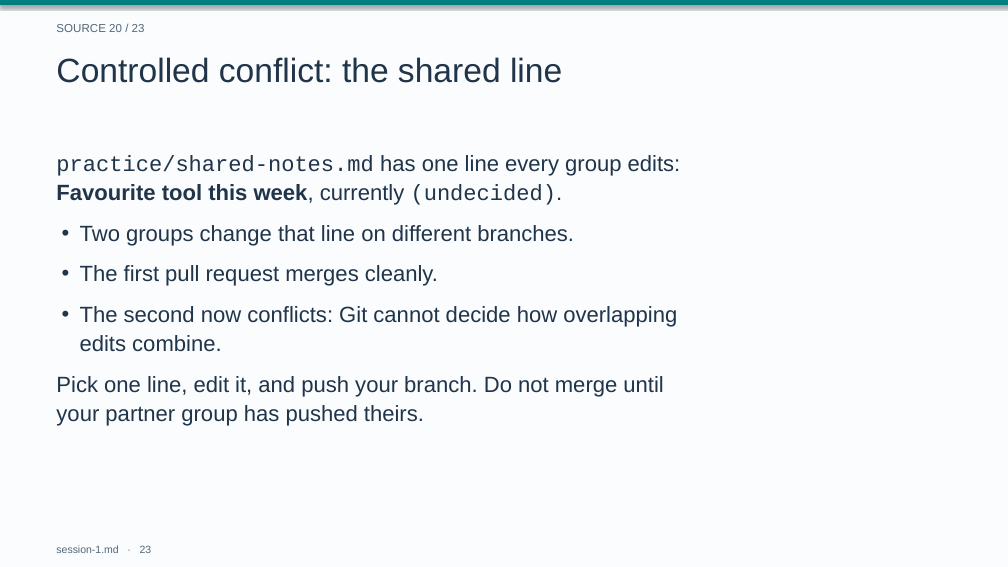
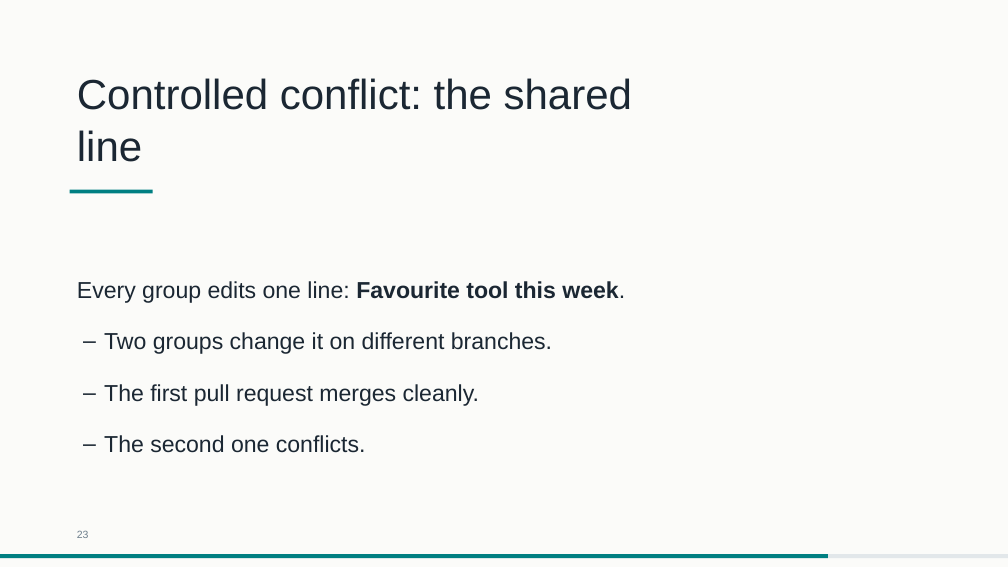
Before and after one commit to drweihungpan-lab/3R-teaching, a slide deck: slide 23 of materials/slides/session-1.pptx. Drawn at 1008x567 pixels with LibreOffice and Linux fonts; fonts in the diff are those of the drawing. Boxes give left, top, right and bottom in pixels: in the first picture for what was removed or moved away, otherwise in the second. Text is boxed around its words. In the diff, an @@ line names an element or a change of style, - is before the commit and + after.

```diff
--- a/materials/slides/session-1.pptx
+++ b/materials/slides/session-1.pptx
@@ background #FAFCFD to #FBFBF9 @@
@@ text removed at bbox=[56, 24, 145, 32] @@
-SOURCE 20 / 23
@@ text "Controlled conflict: the shared line": place and size @@
-text "Controlled conflict: the shared line" at bbox=[56, 57, 562, 83]
+text "Controlled conflict: the shared line" at bbox=[77, 78, 632, 162]
@@ text "Controlled conflict: the shared line" at bbox=[77, 78, 632, 162]: size 32 to 40 pt, text colour #20344A to #1B2733; line spacing 40pt to 50pt @@
@@ rectangle added at bbox=[70, 190, 153, 194], fill #007F82 @@
@@ text at bbox=[77, 281, 625, 303]: text changed; size 21 to 22 pt; text colour #20344A to #1B2733 @@
-practice/shared-notes.md has one line every group edits:
-Favourite tool this week, currently (undecided).
+Every group edits one line: Favourite tool this week.
@@ text removed at bbox=[80, 306, 677, 352] @@
-• The second now conflicts: Git cannot decide how overlapping
-  edits combine.
@@ text at bbox=[104, 332, 552, 354]: text changed; size 21 to 22 pt; text colour #20344A to #1B2733 @@
-• Two groups change that line on different branches.
+– Two groups change it on different branches.
@@ text "The first pull request merges ...": place and size @@
-text "The first pull request merges ..." at bbox=[80, 265, 438, 286]
+text "The first pull request merges ..." at bbox=[104, 384, 479, 406]
@@ text "The first pull request merges ..." at bbox=[104, 384, 479, 406]: size 21 to 22 pt, text colour #20344A to #1B2733; bullet • to –; line spacing 27.7pt to 33pt @@
@@ text at bbox=[104, 435, 366, 453]: text changed; size 21 to 22 pt; text colour #20344A to #1B2733 @@
-Pick one line, edit it, and push your branch. Do not merge until
-your partner group has pushed theirs.
+– The second one conflicts.
@@ text at bbox=[77, 530, 89, 538]: text changed; text colour #53677A to #6E7F8D @@
-session-1.md · 23
+23
@@ rectangle: place and size @@
-rectangle at bbox=[0, 0, 1008, 5]
+rectangle at bbox=[0, 554, 828, 559]
@@ rectangle at bbox=[0, 554, 828, 559]: shadow off @@
@@ rectangle added at bbox=[0, 554, 1008, 559], fill #E2E7EA @@
```
Also in this commit, not shown: 16 other slides changed, 11 slides added, 12 slides removed, 4 other files.
